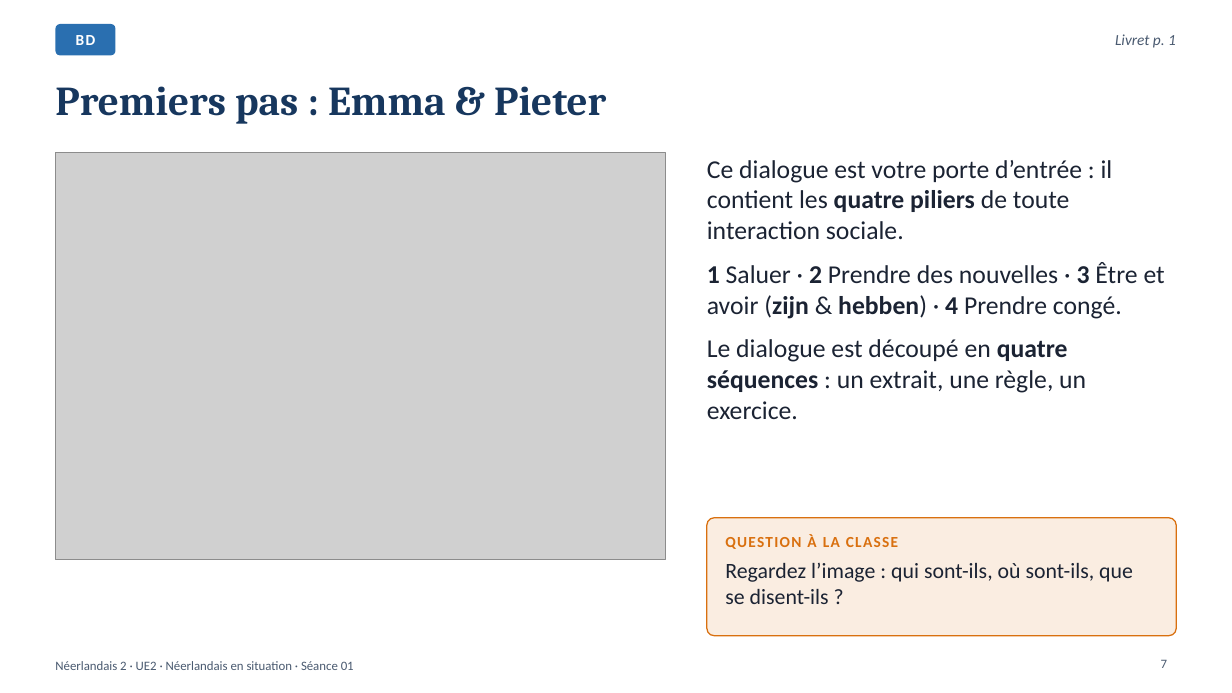
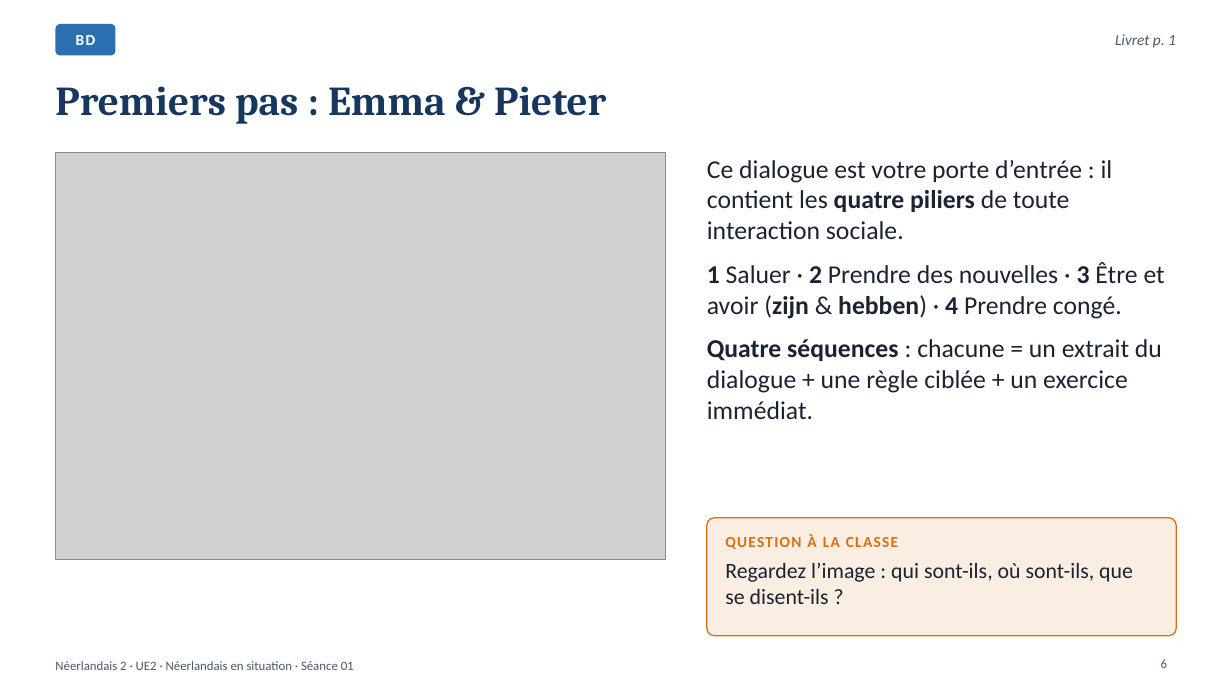
Before and after one commit to ajouniaux/talenleren, a slide deck: slide 6 of neerlandais2/powerpoints/Seance_01_Kennismaking_Goedemorgen.pptx (slide 7 before the commit). Drawn at 1232x693 pixels with LibreOffice and Linux fonts; fonts in the diff are those of the drawing; grey boxes stand for pictures. Boxes give left, top, right and bottom in pixels: in the first picture for what was removed or moved away, otherwise in the second. Text is boxed around its words. In the diff, an @@ line names an element or a change of style, - is before the commit and + after.

```diff
--- a/neerlandais2/powerpoints/Seance_01_Kennismaking_Goedemorgen.pptx
+++ b/neerlandais2/powerpoints/Seance_01_Kennismaking_Goedemorgen.pptx
@@ text at (x1=707, y1=339, x2=1162, y2=419): text changed @@
-Le dialogue est découpé en quatre séquences : un extrait, une règle, un exercice.
+Quatre séquences : chacune = un extrait du dialogue + une règle ciblée + un exercice immédiat.
@@ page number at (x1=1161, y1=659, x2=1167, y2=668): text changed @@
-7
+6
```
Also in this commit, not shown: 18 other slides changed, 1 other file.
